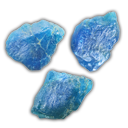
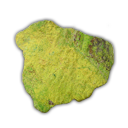
Layer changes from the first 128 x 128 image to the second:
showed "uranium-ore" over [15, 20, 114, 113]
hid "apatite" over [5, 11, 120, 120]
